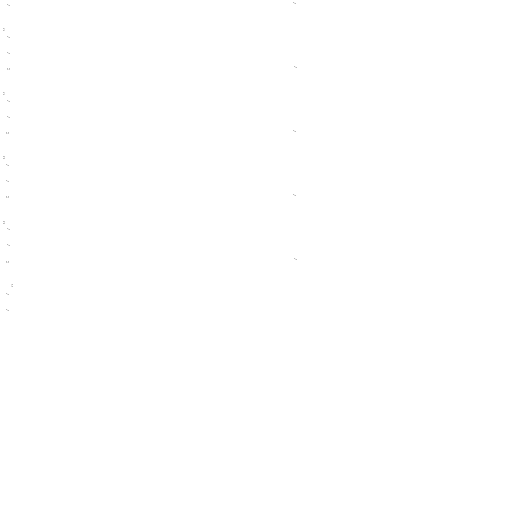
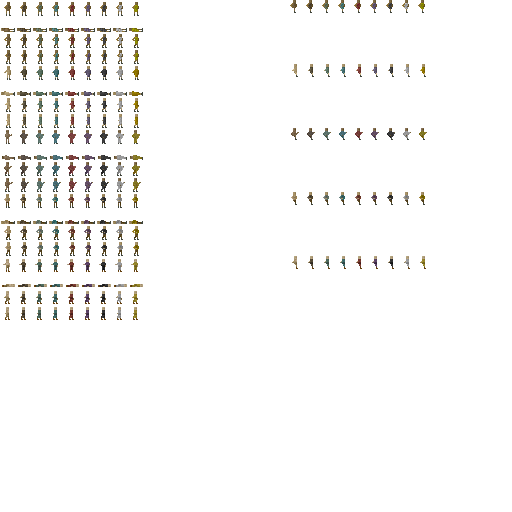
The second 512x512 image is a revision of the first. Changes to its layers:
hid "beard-1" over [3, 2, 297, 311]
showed "body-2", painted on it over [1, 0, 427, 320]
